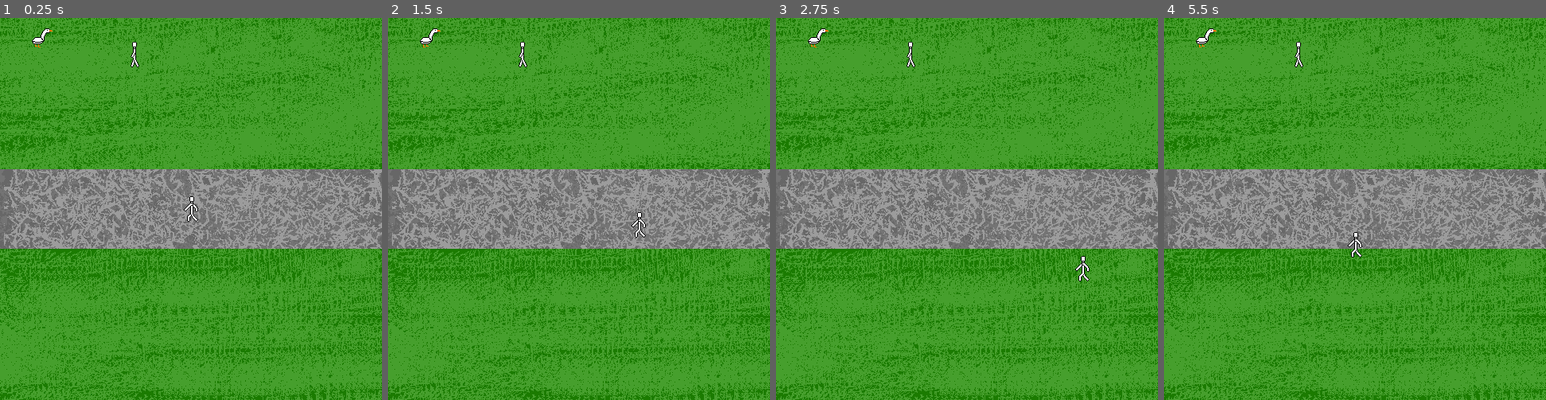
Above: before the commit, frames 1-4 (left to right).
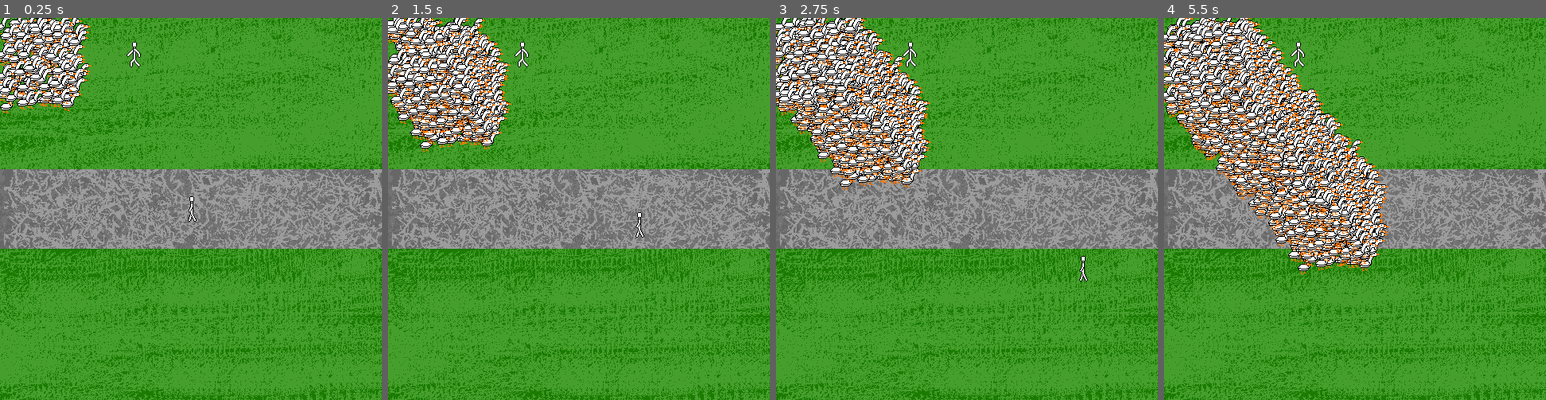
Above: after the commit, the same moments.

Repository: Qmtfive/GooseGame
Game: Godot game, scene res://Level.tscn
Two runs of this game, one before a commit and one after it. Both use one fixed random seed, a clock stepped at 60 frames per second and the inputs below. The project has no main scene, so this scene is started directly.
Inputs:
- Up to frame 1 (0.25 s): no input
- Up to frame 2 (1.5 s): hold Right (ui_right) 0.53-1.28 s; hold Down (ui_down) from 1.28 s (still down)
- Up to frame 3 (2.75 s): release Down (ui_down) at 2.03 s; hold Right (ui_right) from 2.03 s (still down)
- Up to frame 4 (5.5 s): release Right (ui_right) at 2.78 s; hold Up (ui_up) 2.78-3.53 s; hold Left (ui_left) 3.53-5.03 s; hold Down (ui_down) from 5.03 s (still down)

The runs differ from the first frame. In frame 1, 4.9% of the frame differs, in the area x 0-52%, y 0-54%; in frame 2, 8.9%; in frame 3, 13%; in frame 4, 22%, in the area x 0-59%, y 0-68%.

Commit message:
the army approaches
h j o n k

Diff:
--- /dev/null
+++ b/Goose.gd
@@ -0,0 +1,23 @@
+extends Area2D
+
+
+# Declare member variables here. Examples:
+# var a = 2
+# var b = "text"
+export var speed = 300
+
+
+# Called when the node enters the scene tree for the first time.
+func _ready():
+	pass # Replace with function body.
+
+
+# Called every frame. 'delta' is the elapsed time since the previous frame.
+func _process(delta):
+	var velocity = Vector2(5, 6)  # The player's movement vector.
+	if velocity.length() > 0:
+		velocity = velocity.normalized() * speed
+		$GooseAnimation.play()
+	else:
+		$GooseAnimation.stop()
+	position += velocity * delta
--- /dev/null
+++ b/Goose.tscn
@@ -0,0 +1,30 @@
+[gd_scene load_steps=6 format=2]
+
+[ext_resource path="res://Goose.gd" type="Script" id=1]
+[ext_resource path="res://Assets/Goose/Goose1.png" type="Texture" id=2]
+[ext_resource path="res://Assets/Goose/Goose2.png" type="Texture" id=3]
+
+[sub_resource type="SpriteFrames" id=1]
+animations = [ {
+"frames": [ ExtResource( 2 ), ExtResource( 3 ) ],
+"loop": true,
+"name": "Goose",
+"speed": 4.0
+} ]
+
+[sub_resource type="RectangleShape2D" id=2]
+extents = Vector2( 13, 12 )
+
+[node name="Goose" type="Area2D"]
+script = ExtResource( 1 )
+speed = 50
+
+[node name="GooseAnimation" type="AnimatedSprite" parent="."]
+frames = SubResource( 1 )
+animation = "Goose"
+frame = 1
+playing = true
+
+[node name="CollisionShape2D" type="CollisionShape2D" parent="."]
+position = Vector2( 0, -4.76837e-07 )
+shape = SubResource( 2 )
--- /dev/null
+++ b/GooseSpawner.gd
@@ -0,0 +1,26 @@
+extends Node
+
+
+# Declare member variables here. Examples:
+# var a = 2
+# var b = "text"
+
+
+# Called when the node enters the scene tree for the first time.
+func _ready():
+	pass # Replace with function body.
+
+
+# Called every frame. 'delta' is the elapsed time since the previous frame.
+func _process(delta):
+	var rand = RandomNumberGenerator.new()
+	var mothergoose = load("res://Goose.tscn")
+	for i in range(0,10):
+		var goose = mothergoose.instance()
+		rand.randomize()
+		var x = rand.randf_range(0,100)
+		rand.randomize()
+		var y = rand.randf_range(0,100)
+		goose.position.y = y
+		goose.position.x = x
+		add_child(goose)
--- a/Level.tscn
+++ b/Level.tscn
@@ -1,20 +1,11 @@
-[gd_scene load_steps=11 format=2]
+[gd_scene load_steps=9 format=2]
 
-[ext_resource path="res://Assets/Goose/Goose1.png" type="Texture" id=1]
-[ext_resource path="res://Assets/Goose/Goose2.png" type="Texture" id=2]
 [ext_resource path="res://Assets/Goose/Walk2.png" type="Texture" id=3]
 [ext_resource path="res://Assets/Goose/Walk1.png" type="Texture" id=4]
 [ext_resource path="res://Assets/Goose/Walk4.png" type="Texture" id=5]
 [ext_resource path="res://Assets/Path/Path.png" type="Texture" id=6]
 [ext_resource path="res://Player.gd" type="Script" id=7]
-
-[sub_resource type="SpriteFrames" id=1]
-animations = [ {
-"frames": [ ExtResource( 1 ), ExtResource( 2 ) ],
-"loop": true,
-"name": "Goose",
-"speed": 4.0
-} ]
+[ext_resource path="res://GooseSpawner.gd" type="Script" id=9]
 
 [sub_resource type="SpriteFrames" id=2]
 animations = [ {
@@ -25,7 +16,7 @@
 } ]
 
 [sub_resource type="RectangleShape2D" id=3]
-extents = Vector2( 10, 15.8852 )
+extents = Vector2( 13, 12 )
 
 [node name="Level" type="Node2D"]
 
@@ -33,18 +24,11 @@
 position = Vector2( 240, 240 )
 texture = ExtResource( 6 )
 
-[node name="Goose" type="AnimatedSprite" parent="."]
-position = Vector2( 52.653, 25.3004 )
-frames = SubResource( 1 )
-animation = "Goose"
-frame = 1
-playing = true
-
 [node name="WalkingDude" type="AnimatedSprite" parent="."]
 position = Vector2( 168.036, 45.8197 )
 frames = SubResource( 2 )
 animation = "WalkingDude"
-frame = 3
+frame = 2
 playing = true
 
 [node name="Player" type="Area2D" parent="."]
@@ -55,7 +39,11 @@
 [node name="WalkingDude" type="AnimatedSprite" parent="Player"]
 frames = SubResource( 2 )
 animation = "WalkingDude"
+frame = 3
 playing = true
 
 [node name="CollisionShape2D" type="CollisionShape2D" parent="Player"]
 shape = SubResource( 3 )
+
+[node name="GooseSpawner" type="Node" parent="."]
+script = ExtResource( 9 )
Not shown, changed: Assets/Goose/Goose1.png.import
Not shown, changed: Assets/Goose/Goose2.png.import
Not shown, changed: Assets/Goose/Goose3.png.import
Not shown, changed: Assets/Goose/Goose5.png.import
Not shown, changed: Assets/Goose/Goose6.png.import
Not shown, changed: Assets/Goose/Goose7.png.import
Not shown, changed: Assets/Goose/Goose8.png.import
Not shown, changed: Assets/Goose/Walk1.png.import
Not shown, changed: Assets/Goose/Walk2.png.import
Not shown, changed: Assets/Goose/Walk3.png.import
Not shown, changed: Assets/Goose/Walk4.png.import
Not shown, added: Assets/Misc/feather.png.import
(and 6 more such lines)
